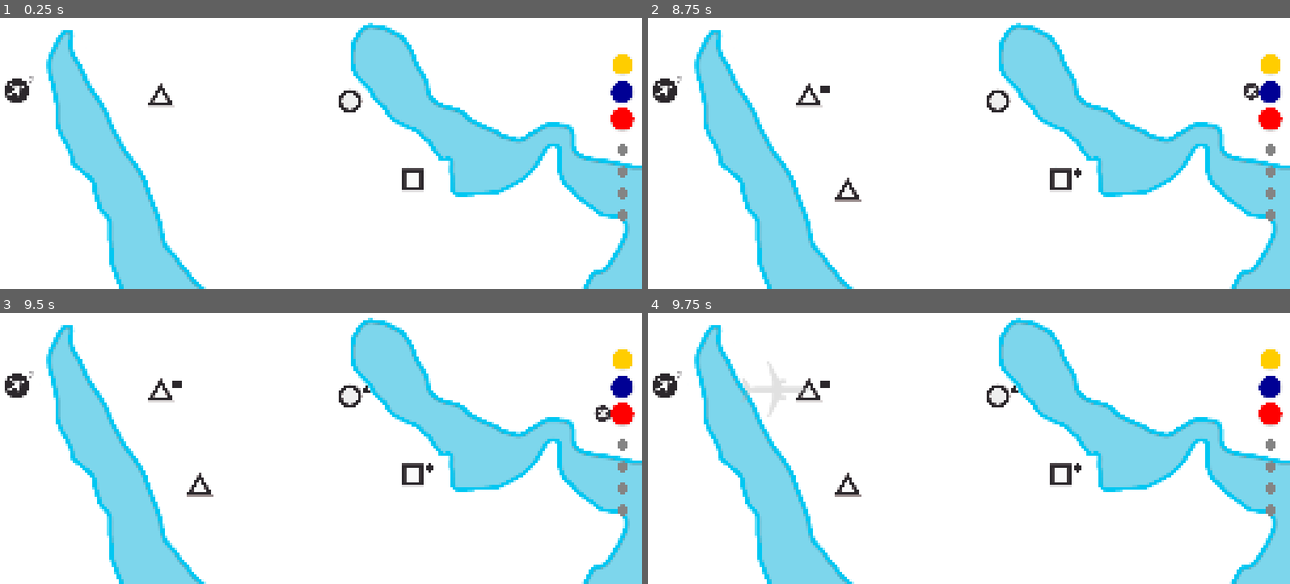
Above: before the commit, frames 1-4 (two rows, left to right).
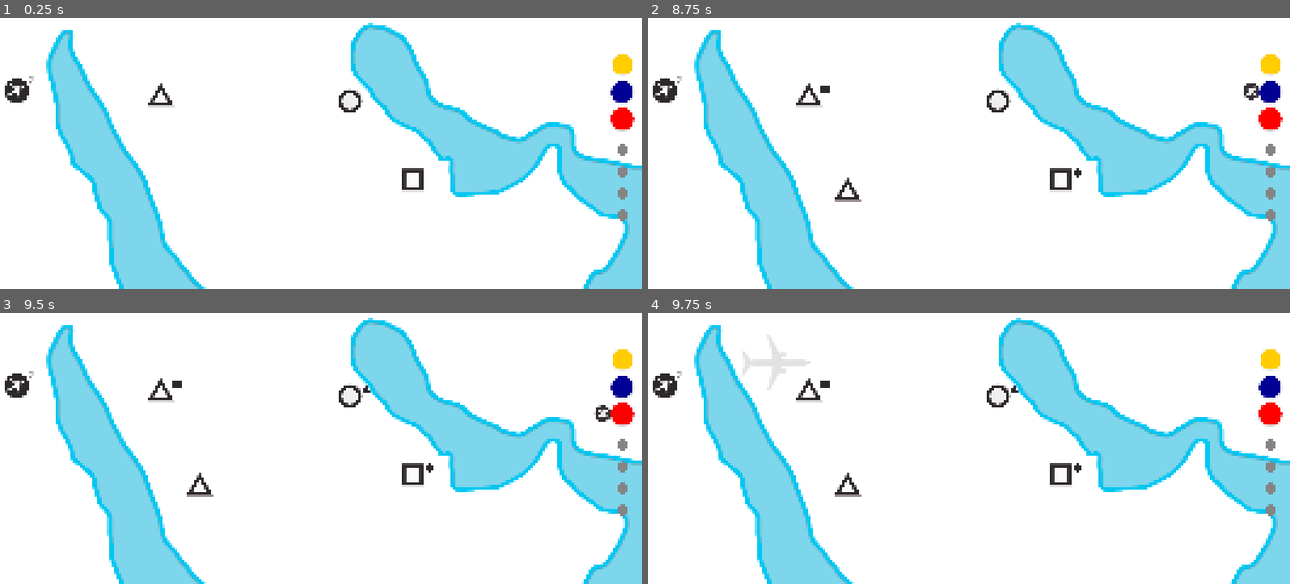
Above: after the commit, the same moments.

Repository: top-it-090304/Holding-Pattern
Game: Godot game, scene res://scene/Main.tscn
Two runs of this game, one before a commit and one after it. Both use one fixed random seed, a clock stepped at 60 frames per second and the inputs below.
Inputs (mouse positions are in pixels of both pictures, inside the frame that each line leads up to):
- Up to frame 1 (0.25 s): no input
- Up to frame 2 (8.75 s): click (1270, 64) at 0.5 s; click (1270, 64) at 1.25 s; click (1270, 91) at 2 s; click (1270, 120) at 2.75 s; click (1251, 118) at 3.5 s; click (1270, 64) at 4.25 s; click (1270, 91) at 5 s; click (1270, 120) at 5.75 s; click (1270, 64) at 6.5 s; click (1251, 64) at 7.25 s; click (1270, 91) at 8 s
- Up to frame 3 (9.5 s): click (622, 415) at 8.75 s
- Up to frame 4 (9.75 s): tap Enter at 9.5 s; drag from (667, 386) to (1001, 397) at 9.52 s

Frames 1-3 are identical in both runs. In frame 4, 0.7% of the frame differs, in the area x 14-26%, y 8-38%.

Commit message:
UI: ghost plane change global position

Diff:
--- a/scripts/Plane_add.gd
+++ b/scripts/Plane_add.gd
@@ -11,7 +11,7 @@
 	if GameData.start_planes > 0:
 		texture = load("res://objects/count_fly.png")
 	if is_dragging and is_instance_valid(ghost_plane):
-		var mouse_pos_viewport = get_viewport().get_mouse_position()
+		var mouse_pos_viewport = get_viewport().get_mouse_position() + Vector2(0, -100)
 		ghost_plane.global_position = mouse_pos_viewport
 		var canvas_transform = get_viewport().get_canvas_transform()
 		var mouse_pos_world = canvas_transform.affine_inverse() * mouse_pos_viewport
@@ -59,6 +59,7 @@
 			is_dragging = true
 			_create_ghost()
 		elif not event.pressed and is_dragging:
+			is_dragging = false
 			_drop_plane()
 
 func _create_ghost():
@@ -69,7 +70,7 @@
 	ghost_plane.top_level = true
 	ghost_plane.z_index = 11
 	ghost_plane.scale = Vector2(3.5, 3.5)
-	ghost_plane.global_position = get_viewport().get_mouse_position()
+	ghost_plane.global_position = get_viewport().get_mouse_position()  + Vector2(0.0, -100.0)
 
 func _stop_plane_add():
 	if is_instance_valid(ghost_plane):
Not shown, changed: Air Rout 0.2.3.apk
Not shown, removed: Air Rout 0.2.3.apk.idsig
